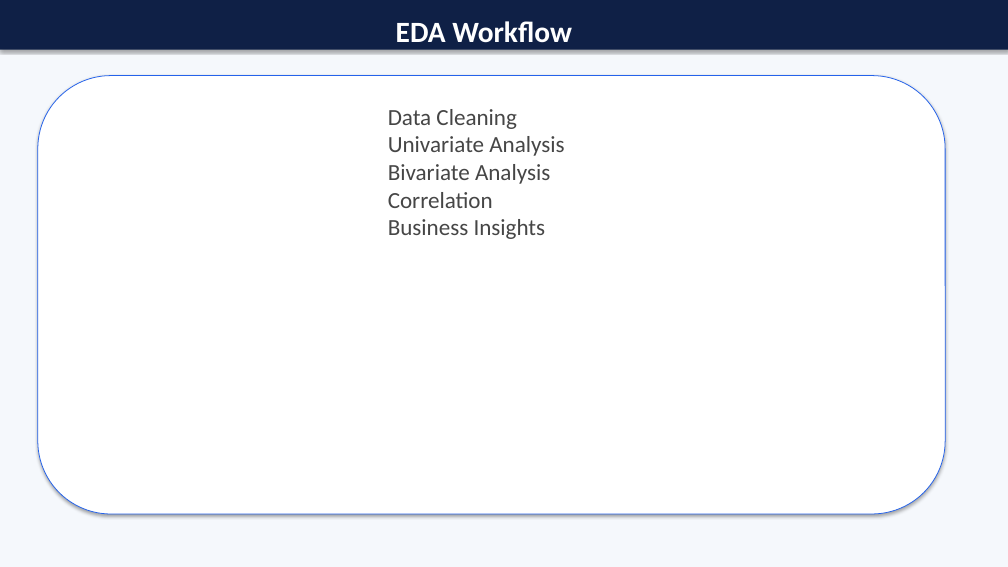
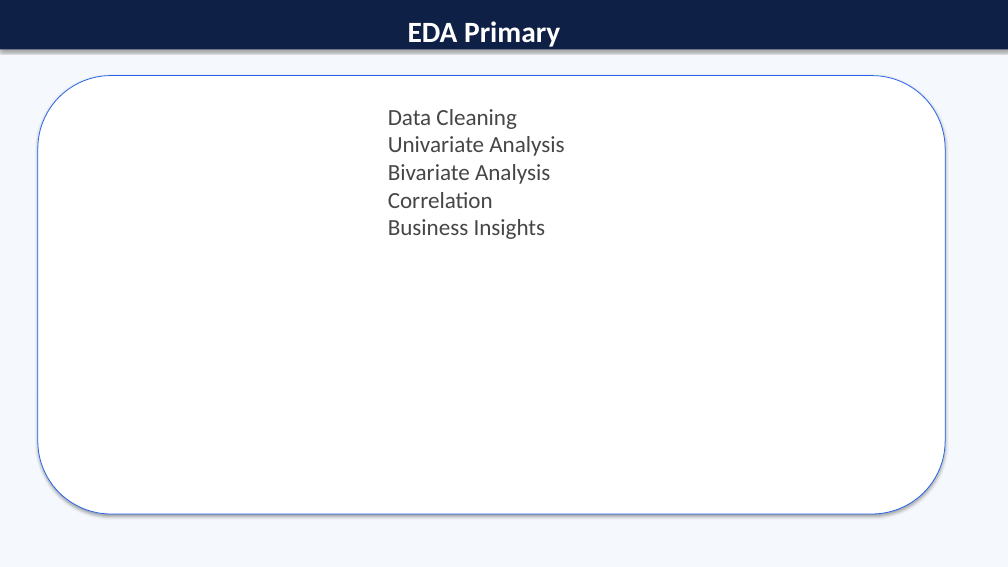
Before and after one commit to elhamrouzban/king_county_housing, a slide deck: slide 7 of Professional_King_County_EDA_Presentation.pptx (slide 10 before the commit). Drawn at 1008x567 pixels with LibreOffice and Linux fonts; fonts in the diff are those of the drawing. Boxes give left, top, right and bottom in pixels: in the first picture for what was removed or moved away, otherwise in the second. Text is boxed around its words. In the diff, an @@ line names an element or a change of style, - is before the commit and + after.

```diff
--- a/Professional_King_County_EDA_Presentation.pptx
+++ b/Professional_King_County_EDA_Presentation.pptx
@@ text at <box>408,21,560,47</box>: text changed @@
-EDA Workflow
+EDA Primary
```
Also in this commit, not shown: 3 other slides changed, 3 slides removed, 1 other file.
